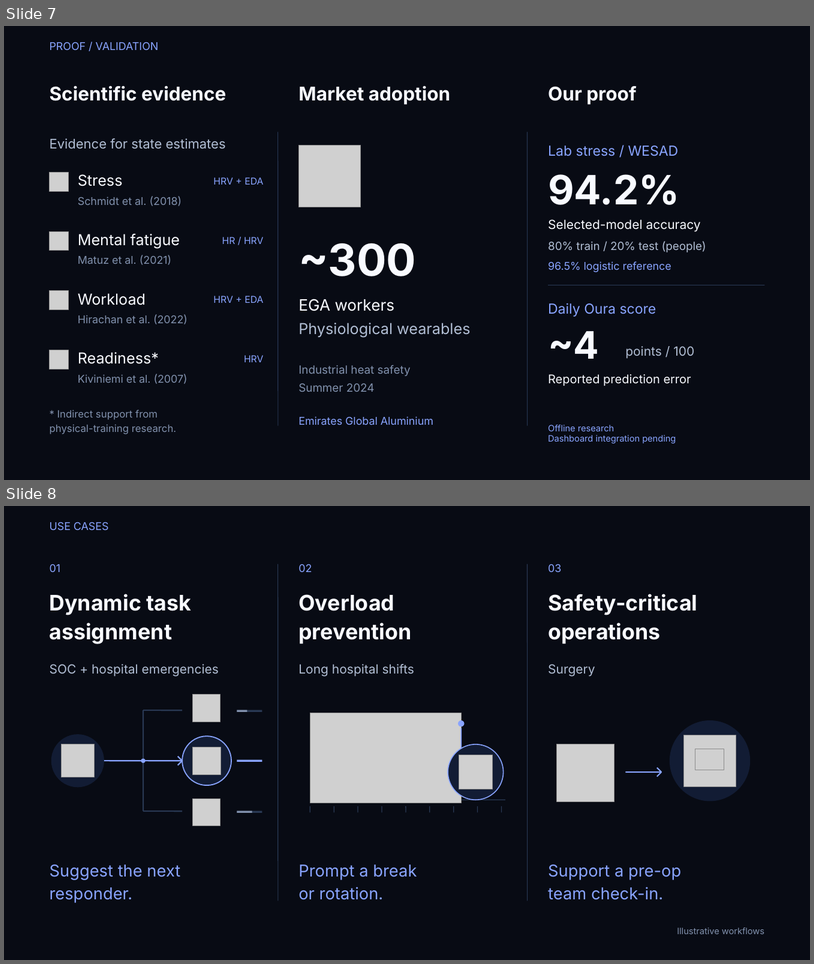
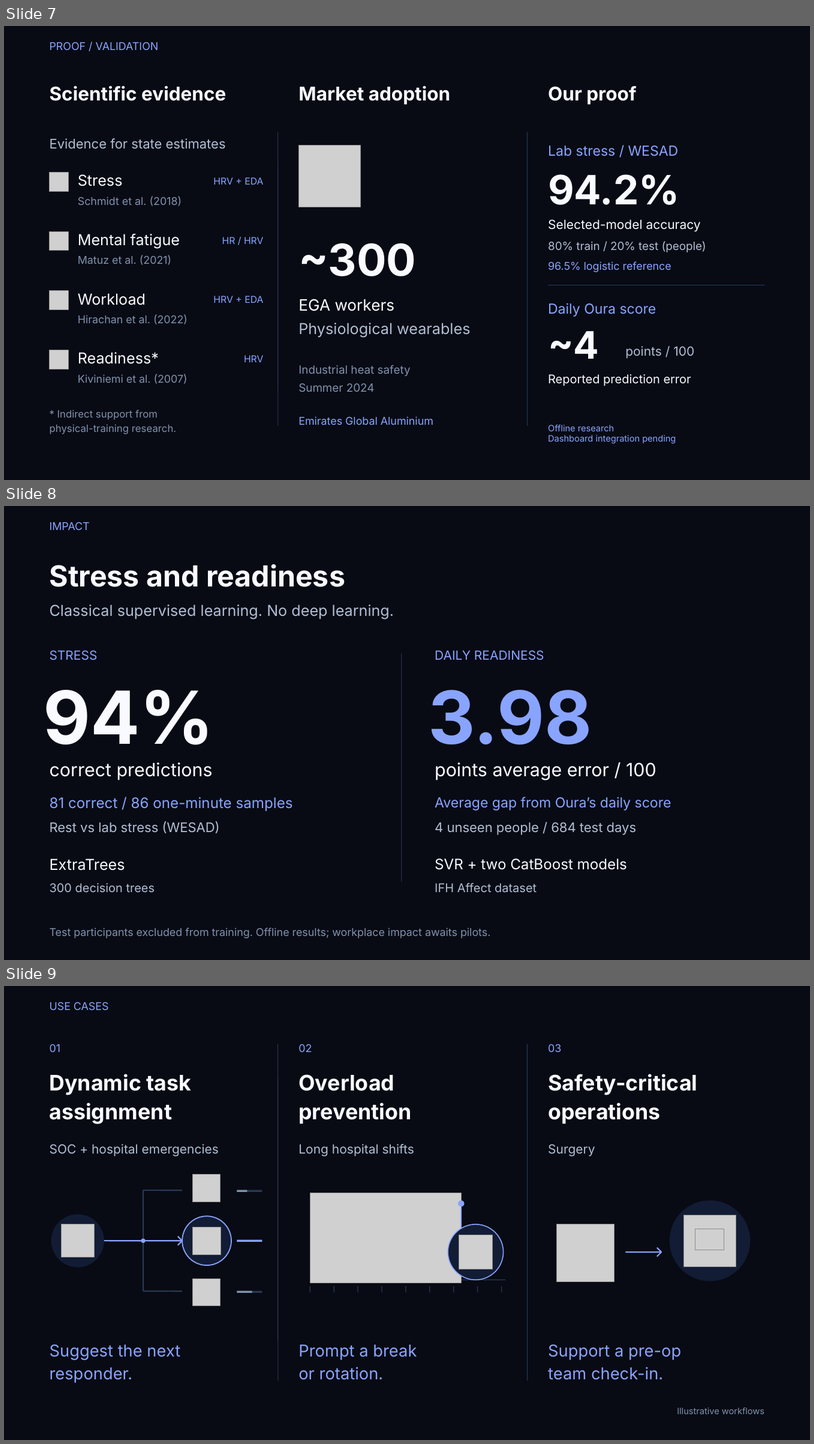
Before and after one commit to Guayamose/Neurasign, a slide deck: presentation/NeuraSign_Pitch.pptx. Shown one above the other, each under a label of ours: slides 7 and 8 before the commit, slides 7, 8 and 9 after it. The pictures are 814x964 and 814x1444 pixels, drawn with LibreOffice and Linux fonts; fonts in the diff are those of the drawing; grey boxes stand for pictures. Boxes give left, top, right and bottom in pixels: in the first picture for what was removed or moved away, otherwise in the second. Text is boxed around its words. In the diff, an @@ line names an element or a change of style, - is before the commit and + after.

Commit message:
docs(pitch): update presentation PDF and PowerPoint

```diff
--- a/presentation/NeuraSign_Pitch.pptx
+++ b/presentation/NeuraSign_Pitch.pptx
@@ slide 8 added at box(4, 506, 810, 960), background #080B14 @@
@@ text added at box(50, 522, 90, 530), 12.8 pt, text #89A4FF @@
+IMPACT
@@ text added at box(50, 564, 345, 587), 34.5 pt, text #F8FAFF, bold @@
+Stress and readiness
@@ text added at box(50, 604, 395, 619), 18 pt, text #B1BED4 @@
+Classical supervised learning. No deep learning.
@@ text added at box(50, 650, 98, 660), 15 pt, text #89A4FF @@
+STRESS
@@ rectangle added at box(401, 654, 402, 882), fill #2B3B58 @@
@@ text added at box(435, 650, 545, 660), 15 pt, text #89A4FF @@
+DAILY READINESS
@@ text added at box(43, 690, 214, 745), 87 pt, text #F8FAFF, bold @@
+94%
@@ text added at box(429, 690, 593, 745), 87 pt, text #89A4FF, bold @@
+3.98
@@ text added at box(50, 762, 213, 780), 21.8 pt, text #F8FAFF @@
+correct predictions
@@ text added at box(435, 762, 657, 780), 21.8 pt, text #F8FAFF @@
+points average error / 100
@@ text added at box(50, 797, 293, 811), 17.2 pt, text #89A4FF @@
+81 correct / 86 one-minute samples
@@ text added at box(435, 796, 672, 810), 16.5 pt, text #89A4FF @@
+Average gap from Oura’s daily score
@@ text added at box(50, 821, 220, 833), 15.8 pt, text #B1BED4 @@
+Rest vs lab stress (WESAD)
@@ text added at box(435, 822, 637, 835), 15.8 pt, text #B1BED4 @@
+4 unseen people / 684 test days
@@ text added at box(50, 858, 125, 870), 18 pt, text #F8FAFF @@
+ExtraTrees
@@ text added at box(435, 858, 627, 870), 17.2 pt, text #F8FAFF @@
+SVR + two CatBoost models
@@ text added at box(50, 883, 155, 892), 14.2 pt, text #B1BED4 @@
+300 decision trees
@@ text added at box(435, 883, 537, 892), 14.2 pt, text #B1BED4 @@
+IFH Affect dataset
@@ text added at box(50, 927, 491, 938), 12.8 pt, text #8191AD @@
+Test participants excluded from training. Offline results; workplace impact awaits pilots.
@@ what was slide 8 is now slide 9 @@
```
Also in this commit, not shown: 6 slides changed, 1 other file.
